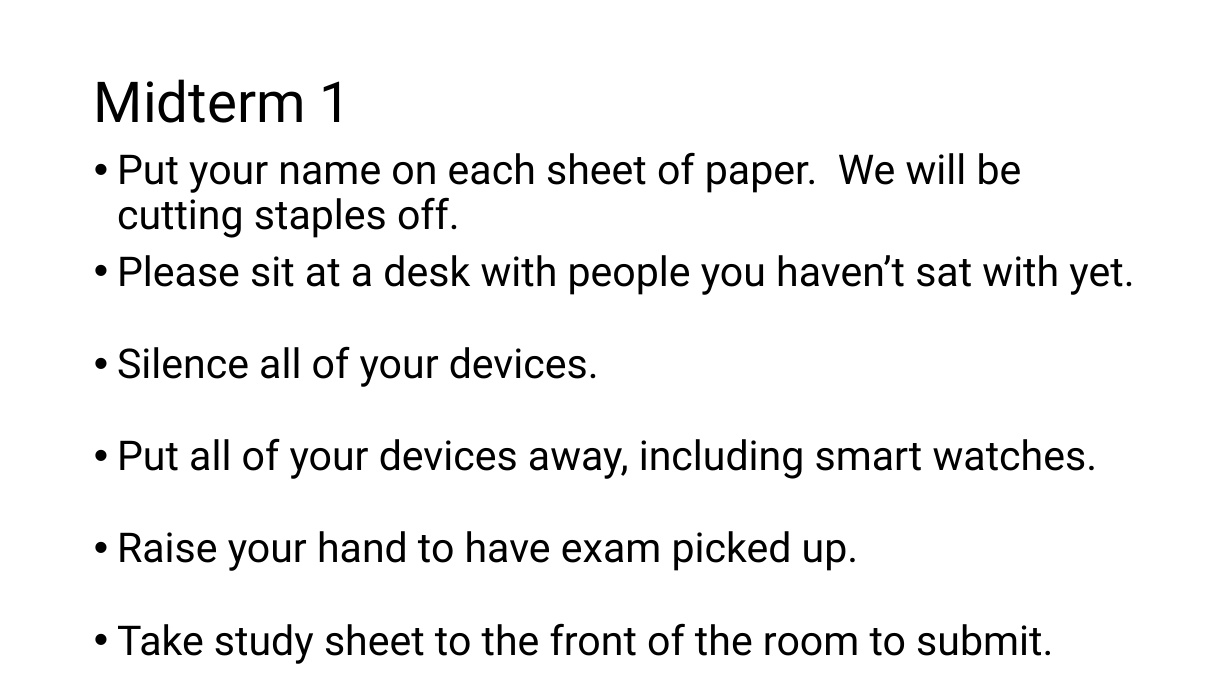
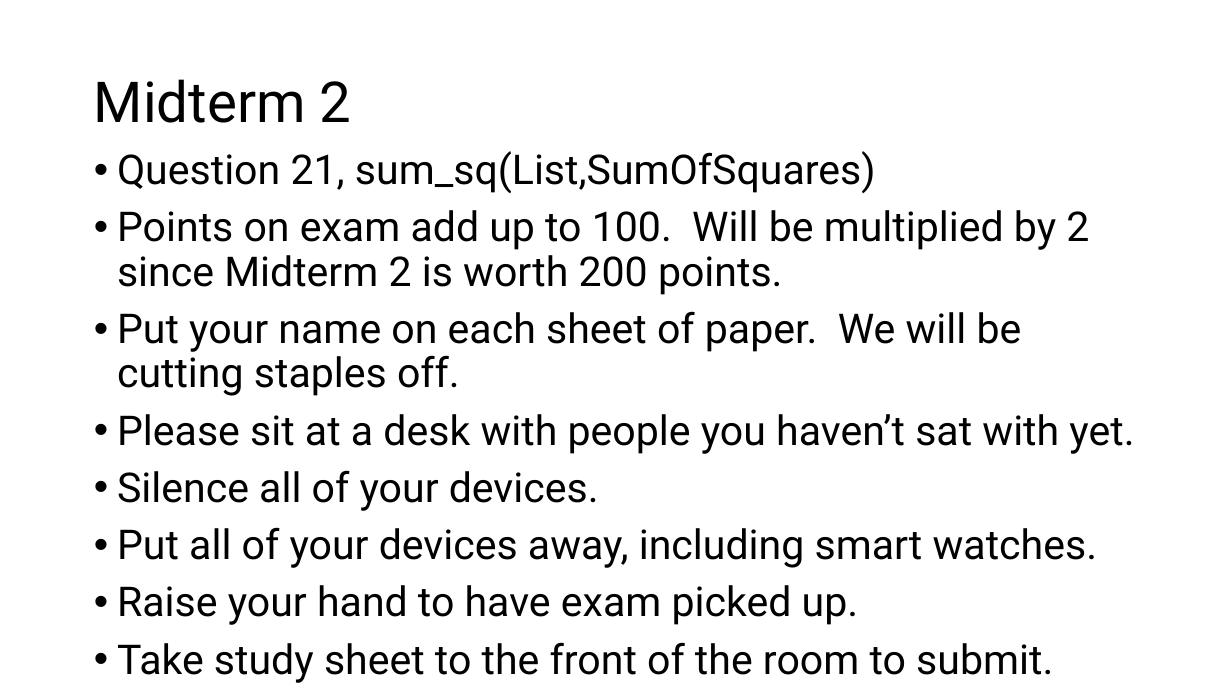
Before and after one commit to UofA-CSc-372-Spring-2025/CSc372Spring2025-CourseMaterials, a slide deck: slide 2 of ClassSlides/Midterm1.pptx. Drawn at 1232x693 pixels with LibreOffice and Linux fonts; fonts in the diff are those of the drawing. Boxes give left, top, right and bottom in pixels: in the first picture for what was removed or moved away, otherwise in the second. Text is boxed around its words. In the diff, an @@ line names an element or a change of style, - is before the commit and + after.

```diff
--- a/ClassSlides/Midterm1.pptx
+++ b/ClassSlides/Midterm1.pptx
@@ title at box(94, 79, 352, 123): text changed @@
-Midterm 1
+Midterm 2
@@ text at box(117, 151, 1089, 295): paragraphs added @@
+• Question 21, sum_sq(List,SumOfSquares)
+• Points on exam add up to 100. Will be multiplied by 2 since Midterm 2 is worth 200 points.
```
